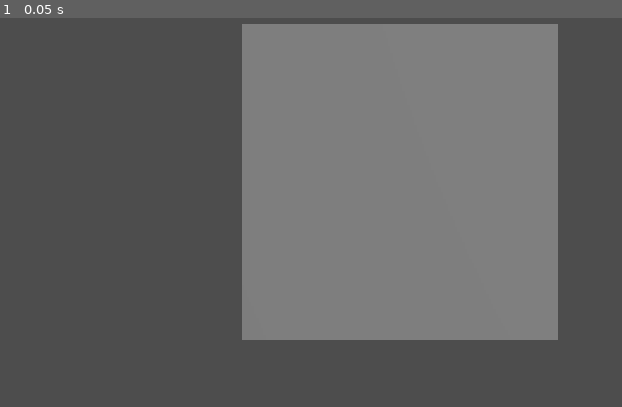
Above: before the commit, frame 1.
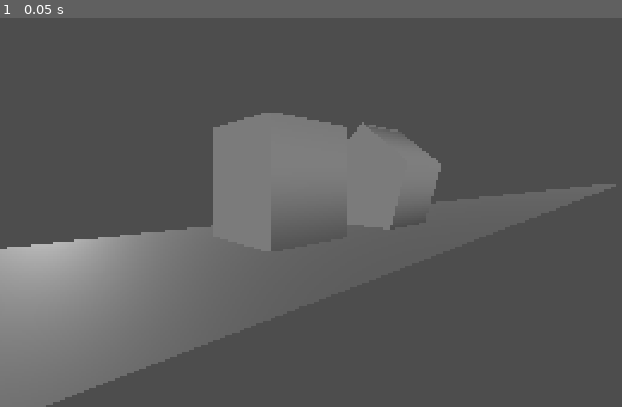
Above: after the commit, the same moment.

Repository: atahrijouti/tumbling-prisms-godot
Game: Godot game, scene res://Main.tscn
Same seed, same stepped clock (60 frames per second), same inputs: the game is played once before the commit and once after it.
Inputs:
- Up to frame 1 (0.05 s): no input

The runs differ from the first frame. In frame 1, 48% of the frame differs, in the area x 0-100%, y 1-100%.

Commit message:
importing further settings

Diff:
--- a/Main.tscn
+++ b/Main.tscn
@@ -10,8 +10,7 @@
 script = ExtResource("1_glv2v")
 
 [node name="Camera3D" type="Camera3D" parent="." unique_id=1691968508]
-transform = Transform3D(-1, 0, 8.742278e-08, 0, 1, 0, -8.742278e-08, 0, -1, 0, 0, -2)
-projection = 1
+transform = Transform3D(-0.79236233, 0, -0.6100509, 0, 1, 0, 0.6100509, 0, -0.79236233, -1.7611266, 0, 0.98208416)
 
 [node name="DirectionalLight3D" type="DirectionalLight3D" parent="." unique_id=1223837618]
 transform = Transform3D(0.04042639, -0.062462967, 0.99722815, -0.09646093, 0.9931383, 0.066117205, -0.9945154, -0.09886643, 0.034123763, 4.181268, 0.52057624, 2.9876335)
@@ -20,9 +19,12 @@
 transform = Transform3D(-0.6826851, 0.28104514, -0.6745033, 0.13021435, 0.95509213, 0.26616418, 0.7190168, 0.093876325, -0.6886233, -2.607722, 1.867001, 0)
 
 [node name="MeshInstance3D" type="MeshInstance3D" parent="." unique_id=1846032948]
-transform = Transform3D(1, 0, 0, 0, 1, 0, 0, 0, 1, 0, -0.5, 0)
+transform = Transform3D(1, 0, 0, 0, 1, 0, 0, 0, 1, 0, -0.37116897, 0)
 mesh = SubResource("PlaneMesh_j02q3")
 
 [node name="Prisms" type="Node3D" parent="." unique_id=1294502340]
 
-[node name="Prism" parent="Prisms" unique_id=1748292164 instance=ExtResource("2_uu6xs")]
+[node name="Prism2" parent="Prisms" unique_id=1748292164 instance=ExtResource("2_uu6xs")]
+
+[node name="Prism" parent="Prisms" unique_id=25556396 instance=ExtResource("2_uu6xs")]
+_segments = 5
--- a/scenes/Prism.tscn
+++ b/scenes/Prism.tscn
@@ -6,12 +6,17 @@
 script = ExtResource("1_prism")
 
 [node name="translationNode" type="Node3D" parent="." unique_id=1901094442]
+unique_name_in_owner = true
 
 [node name="rotationNode" type="Node3D" parent="translationNode" unique_id=303574702]
+unique_name_in_owner = true
 
 [node name="adjustXNode" type="Node3D" parent="translationNode/rotationNode" unique_id=1181247001]
+unique_name_in_owner = true
 
 [node name="redressNode" type="Node3D" parent="translationNode/rotationNode/adjustXNode" unique_id=820435690]
+unique_name_in_owner = true
 
 [node name="MeshInstance3D" type="MeshInstance3D" parent="translationNode/rotationNode/adjustXNode/redressNode" unique_id=180094284]
+unique_name_in_owner = true
 transform = Transform3D(1, 0, 0, 0, -4.371139e-08, -1, 0, 1, -4.371139e-08, 0, 0, 0)
--- a/scenes/prism.gd
+++ b/scenes/prism.gd
@@ -2,15 +2,25 @@
 
 static var _scene: PackedScene
 
-@export_range(4, 32) var segments: int = 4:
+@export_range(4, 32) var _segments: int = 4:
 	set(value):
-		segments = maxi(4, value)
+		_segments = maxi(4, value)
 		if is_node_ready():
 			applySegments()
 
-@onready var translationNode: Node3D = $translationNode
-@onready var redressNode: Node3D = $translationNode/rotationNode/adjustXNode/redressNode
-@onready var meshInstance: MeshInstance3D = $translationNode/rotationNode/adjustXNode/redressNode/MeshInstance3D
+@export_range(0, 1) var _progress: float = 0.0:
+	set(value):
+		_progress = minf(maxf(0, value), 1)
+		if is_node_ready():
+			applyProgress(_progress)
+
+var maxAngle: float = PI;
+
+@onready var meshInstance: MeshInstance3D = %MeshInstance3D
+
+@onready var translationNode: Node3D = %translationNode
+@onready var redressNode: Node3D = %redressNode
+@onready var rotationNode: Node3D = %rotationNode
 
 
 static func create(segments: int) -> Prism:
@@ -18,6 +28,8 @@
 		_scene = load("res://scenes/Prism.tscn")
 	var prism: Prism = _scene.instantiate()
 	prism.segments = segments
+	prism.position.y = 0.5 / sin(PI / float(segments))
+	prism.rotation.x = PI / 2
 	return prism
 
 func _ready() -> void:
@@ -29,11 +41,17 @@
 		mesh = CylinderMesh.new()
 		mesh.height = 0.5
 		meshInstance.mesh = mesh
-	mesh.radial_segments = segments
+	mesh.radial_segments = _segments
 
-	var angleSum := (segments - 2) * PI
-	var redressAngle := PI / 2.0 - angleSum / segments / 2.0
-	var maxAngle = PI - angleSum / segments
+	var angleSum := (_segments - 2) * PI
+	var redressAngle := PI / 2.0 - angleSum / _segments / 2.0
+	maxAngle = PI - angleSum / _segments
 
 	redressNode.rotation.z = -redressAngle
-	translationNode.position.z = segments - 2
+	translationNode.position.z = _segments - 2
+
+func applyProgress(progress: float) -> void:
+	var angle = -maxAngle * progress
+	rotationNode.rotation.z = angle
+	translationNode.position.x = -progress
+	pass
